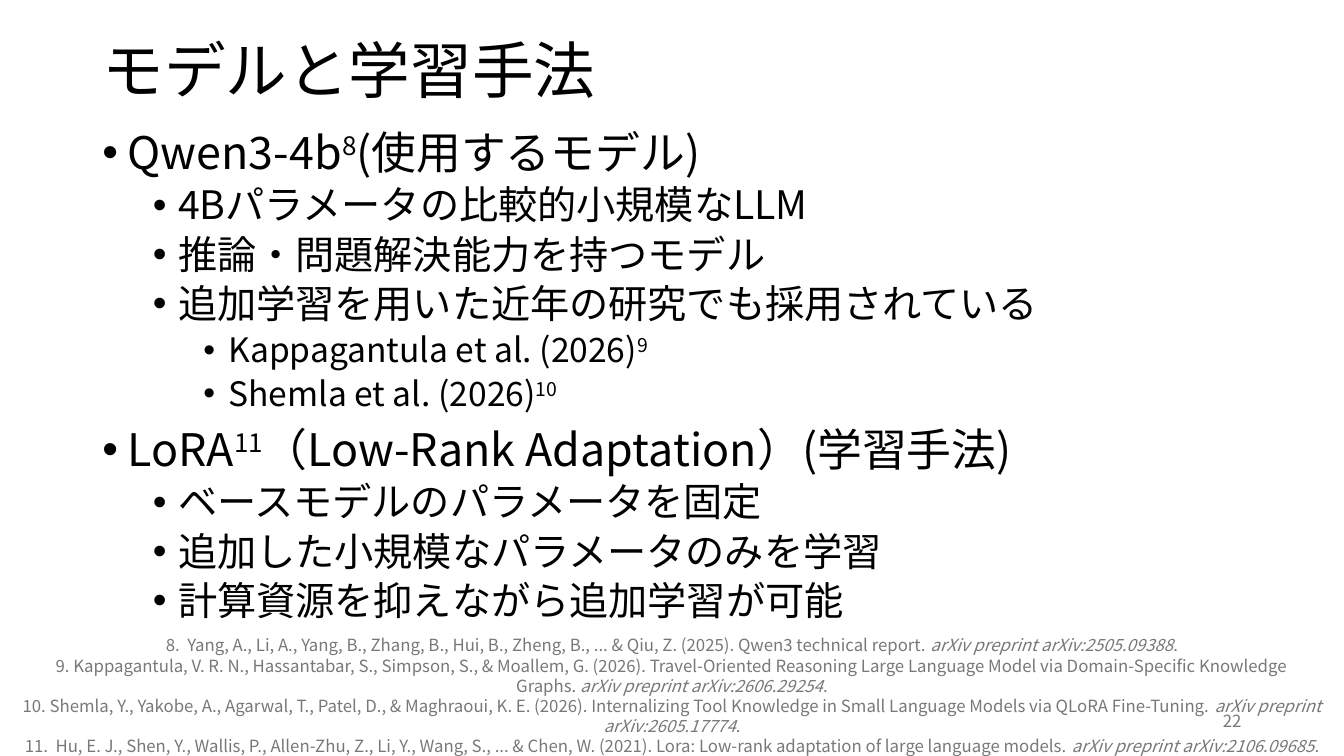
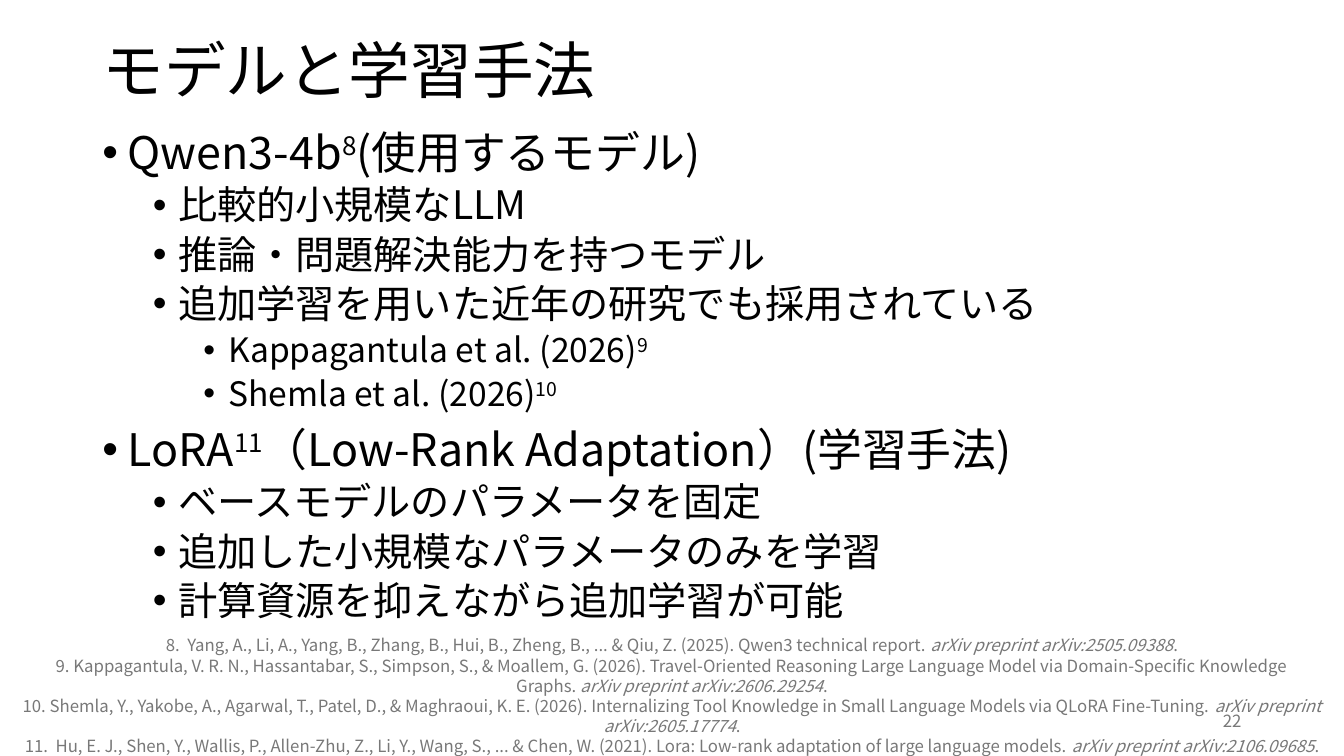
Before and after one commit to rollotea/array-task, a slide deck: slide 22 of 生成AIの追加学習による問題.pptx. Drawn at 1344x756 pixels with LibreOffice and Linux fonts; fonts in the diff are those of the drawing. Boxes give left, top, right and bottom in pixels: in the first picture for what was removed or moved away, otherwise in the second. Text is boxed around its words. In the diff, an @@ line names an element or a change of style, - is before the commit and + after.

```diff
--- a/生成AIの追加学習による問題.pptx
+++ b/生成AIの追加学習による問題.pptx
@@ text at (178, 186, 526, 223): text changed @@
-  • 4Bパラメータの比較的小規模なLLM
+  • 比較的小規模なLLM
```
Also in this commit, not shown: 3 other slides changed.
